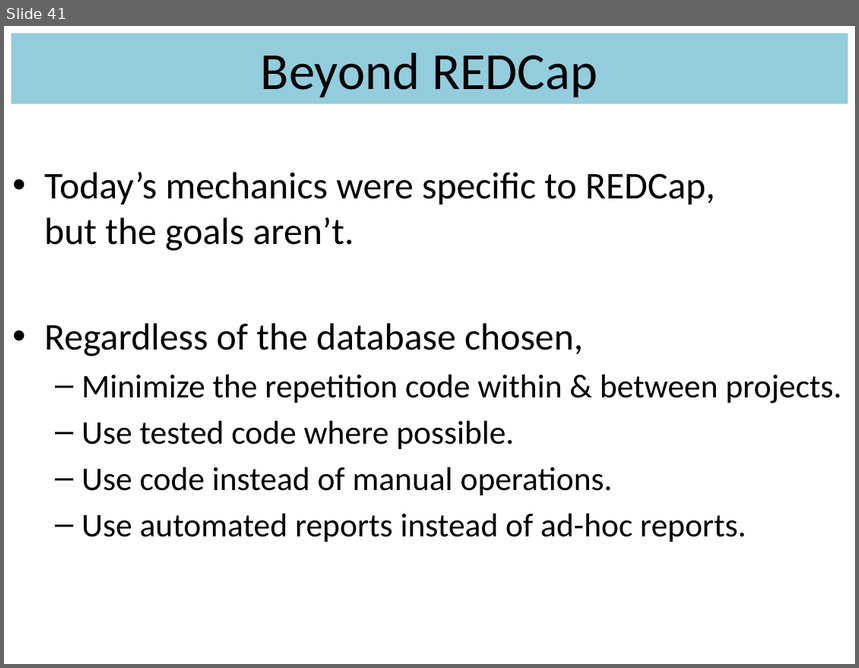
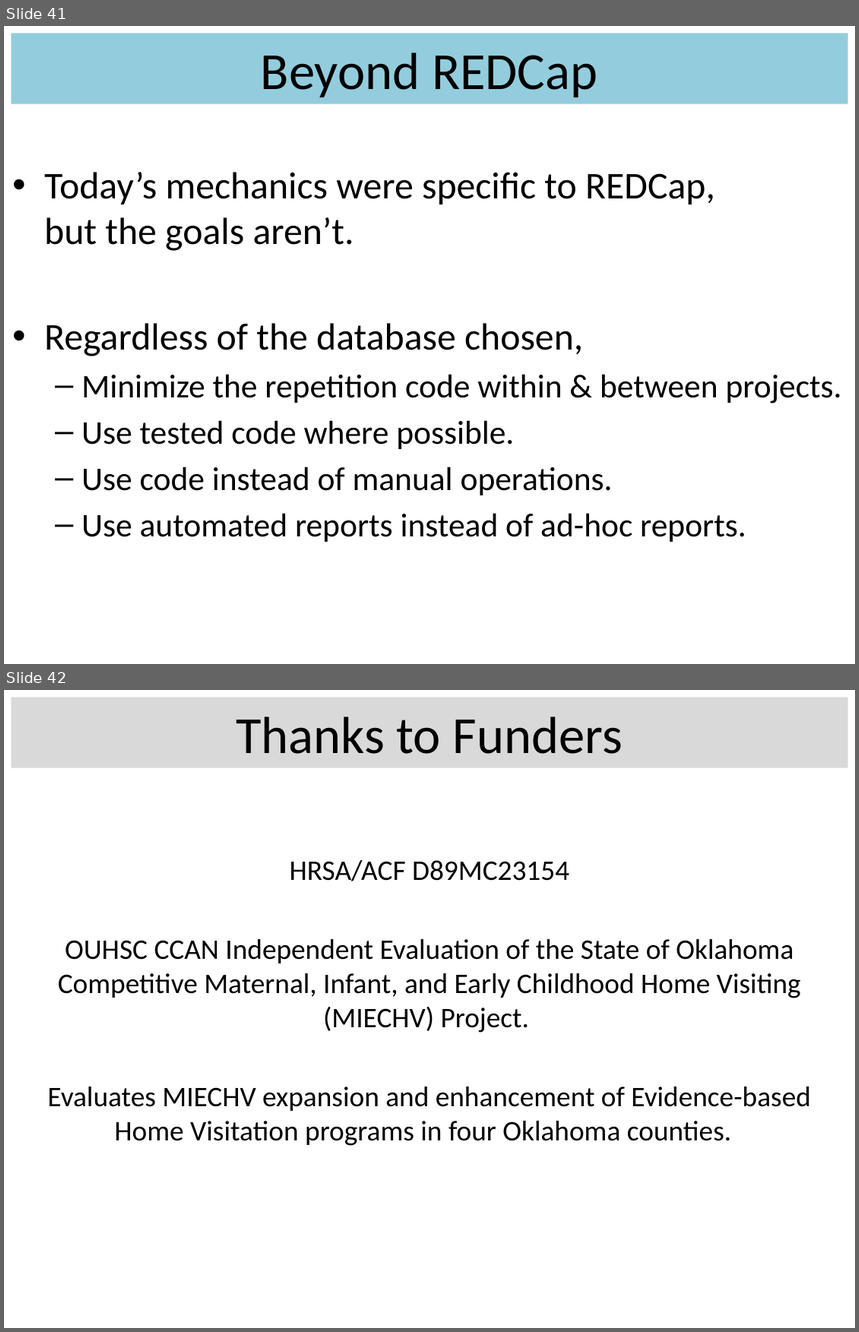
Before and after one commit to OuhscBbmc/StatisticalComputing, a slide deck: 2014_Presentations/09_September/LiterateProgrammingPatternsAndPracticesWithREDCap.pptx. Shown one above the other, each under a label of ours: slide 41 before the commit, slides 41 and 42 after it. The pictures are 859x668 and 859x1332 pixels, drawn with LibreOffice and Linux fonts; fonts in the diff are those of the drawing. Boxes give left, top, right and bottom in pixels: in the first picture for what was removed or moved away, otherwise in the second. Text is boxed around its words. In the diff, an @@ line names an element or a change of style, - is before the commit and + after.

Commit message:
Adding funder slide

```diff
--- a/2014_Presentations/09_September/LiterateProgrammingPatternsAndPracticesWithREDCap.pptx
+++ b/2014_Presentations/09_September/LiterateProgrammingPatternsAndPracticesWithREDCap.pptx
@@ slide 42 added at box(4, 690, 855, 1328), background #FFFFFF @@
@@ title added at box(11, 697, 848, 768), fill #D9D9D9, 44.1 pt, text #000000 @@
+Thanks to Funders
@@ text added at box(47, 860, 810, 1146), 24 pt, text #000000 @@
+HRSA/ACF D89MC23154
+OUHSC CCAN Independent Evaluation of the State of Oklahoma Competitive Maternal, Infant, and Early Childhood Home Visiting (MIECHV) Project.
+Evaluates MIECHV expansion and enhancement of Evidence-based Home Visitation programs in four Oklahoma counties.
```
Also in this commit, not shown: 1 other file.
